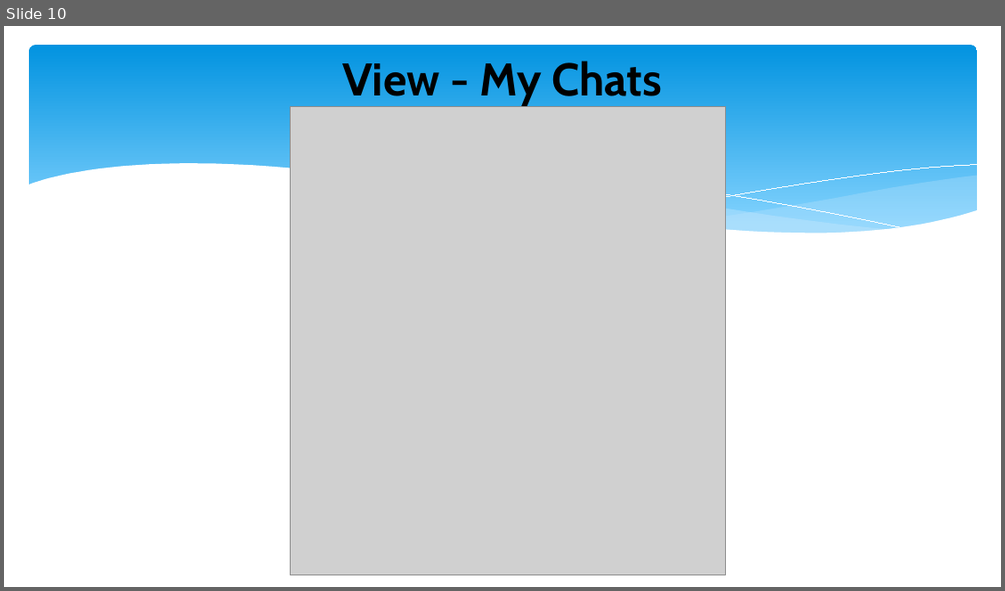
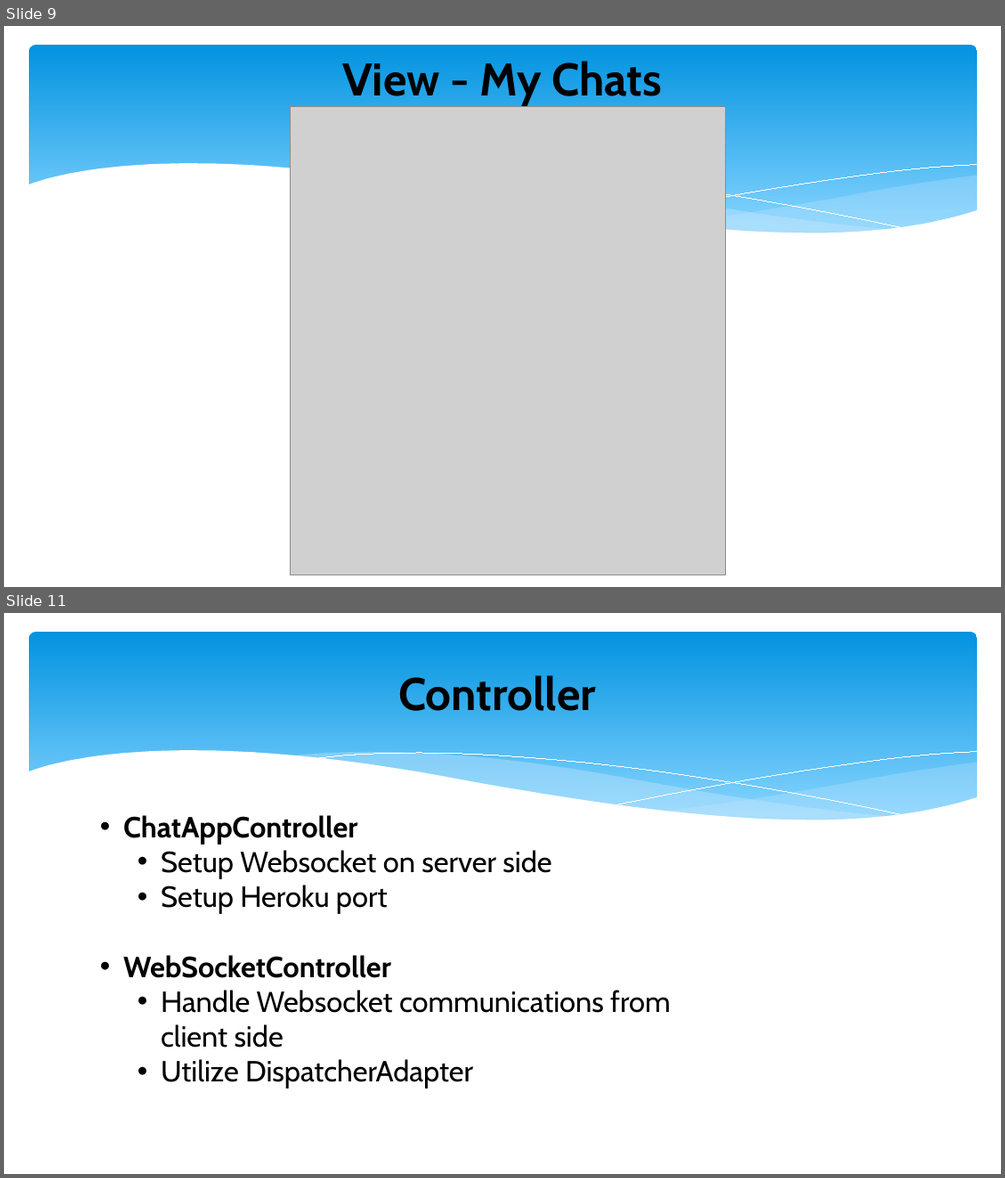
Before and after one commit to Gene-He/ChatApp, a slide deck: src/main/resources/HW10PPT.pptx. Shown one above the other, each under a label of ours: slide 10 before the commit, slides 9 and 11 after it; the slides between them are not shown. The pictures are 1005x591 and 1005x1178 pixels, drawn with LibreOffice and Linux fonts; fonts in the diff are those of the drawing; grey boxes stand for pictures. Boxes give left, top, right and bottom in pixels: in the first picture for what was removed or moved away, otherwise in the second. Text is boxed around its words. In the diff, an @@ line names an element or a change of style, - is before the commit and + after.

```diff
--- a/src/main/resources/HW10PPT.pptx
+++ b/src/main/resources/HW10PPT.pptx
@@ slide 11 added at [4, 613, 1001, 1174], background #FFFFFF; not listed: 6 template elements that a slide beside it also shows @@
@@ title added at [398, 675, 596, 711], 44 pt, text #000000, bold @@
+Controller
@@ text added at [123, 815, 670, 1088], 28 pt, text #000000 @@
+• ChatAppController
+  • Setup Websocket on server side
+  • Setup Heroku port
+• WebSocketController
+  • Handle Websocket communications from client side
+  • Utilize DispatcherAdapter
@@ what was slide 10 is now slide 9 @@
```
Also in this commit, not shown: 3 slides changed, 1 other slide added, 4 slides removed.
